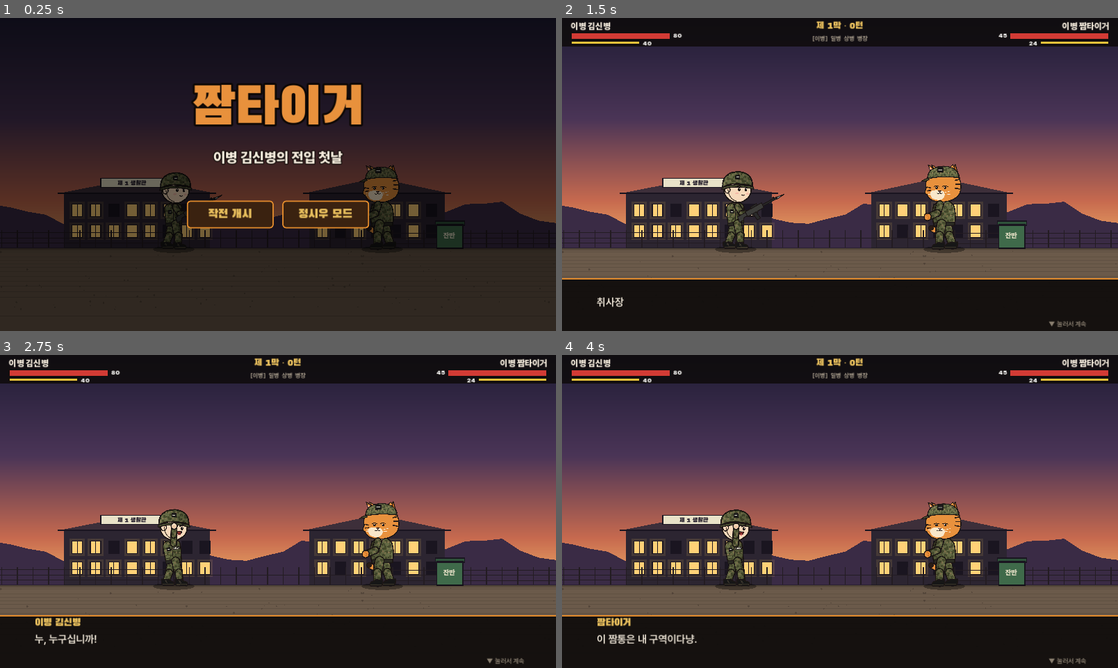
Above: before the commit, frames 1-4 (two rows, left to right).
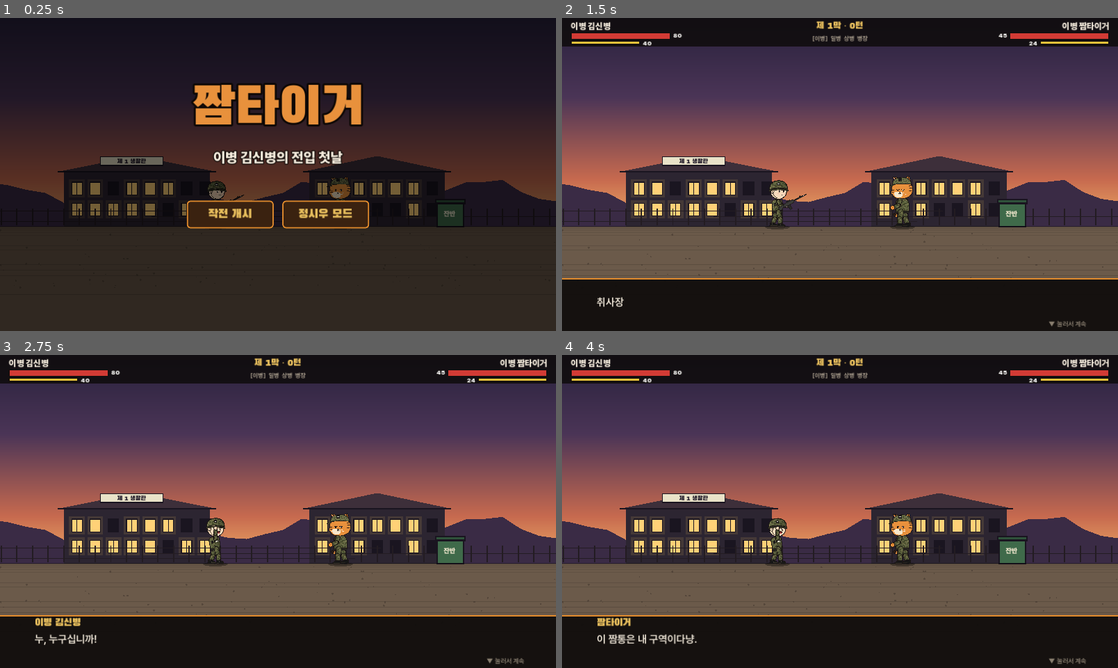
Above: after the commit, the same moments.

Repository: jihwan-ship/moon
Game: Godot game, scene res://scenes/battle.tscn
Two runs of this game, one before a commit and one after it. Both use one fixed random seed, a clock stepped at 60 frames per second and the inputs below.
Inputs (mouse positions are in pixels of both pictures, inside the frame that each line leads up to):
- Up to frame 1 (0.25 s): no input
- Up to frame 2 (1.5 s): click "작전 개시" at 0.5 s; move the mouse to (962, 158) at 1.27 s; click (962, 158) at 1.42 s
- Up to frame 3 (2.75 s): move the mouse to (166, 527) at 2.02 s; click (166, 527) at 2.17 s
- Up to frame 4 (4 s): move the mouse to (895, 442) at 2.77 s; click (895, 442) at 2.92 s; tap Enter at 3.5 s; move the mouse to (812, 574) at 3.52 s; click (812, 574) at 3.67 s

The runs differ from the first frame. In frame 1, 11% of the frame differs, in the area x 0-100%, y 44-75%; in frame 2, 39%; in frame 3, 39%, in the area x 0-100%, y 29-83%; in frame 4, 39%.

Commit message:
원작 SD처럼 배경에 비해 캐릭터를 작게 보이게 한다
카메라를 더 멀리 빼고 배경은 그만큼 키운다. 전투 연출 크기는 그대로.

Co-Authored-By: Claude Opus 5.5 <noreply@anthropic.com>
Claude-Session: https://claude.ai/code/session_01X3dHShmWQUemsGhDTnXSyi

Diff:
--- a/game/scripts/battle.gd
+++ b/game/scripts/battle.gd
@@ -3,11 +3,13 @@
 
 const GROUND := 500.0
 const HOME := {"s": 240.0, "t": 1040.0}
-# 카메라. 배치할 때는 멀리서 넓게(캐릭터가 작은 SD 느낌), 합을 겨룰 때는 둘에게 다가간다
-const PLAN_ZOOM := 0.6
-const PLAN_CAM := Vector2(640, 217)
-const FIGHT_ZOOM := 0.85
-const FIGHT_CAM := Vector2(640, 265)
+# 카메라. 배치할 때는 멀리서 넓게, 합을 겨룰 때는 둘에게 다가간다.
+# 원작 SD 느낌이 나도록 카메라를 멀리 빼고, 배경은 그만큼 키워서 캐릭터만 작아 보이게 한다
+const PLAN_ZOOM := 0.36
+const PLAN_CAM := Vector2(640, 167)
+const FIGHT_ZOOM := 0.55
+const FIGHT_CAM := Vector2(640, 209)
+const BG_SCALE := 1.67
 const SCALE := {"s": 0.84, "t": 0.86}
 const CONTACT := 150.0
 
@@ -82,11 +84,14 @@
 	var bd := Node2D.new()
 	bd.set_script(load("res://scripts/backdrop.gd"))
 	bd.z_index = -50
+	# 화면 가운데 땅 위 한 점을 기준으로 키운다
+	bd.scale = Vector2.ONE * BG_SCALE
+	bd.position = Vector2(640, GROUND) * (1.0 - BG_SCALE)
 	world.add_child(bd)
 	dim = ColorRect.new()
 	dim.color = Color(0, 0, 0, 0)
-	dim.position = Vector2(-1000, -800)
-	dim.size = Vector2(3400, 2400)
+	dim.position = Vector2(-4000, -4000)
+	dim.size = Vector2(9000, 8000)
 	dim.z_index = 2
 	dim.mouse_filter = Control.MOUSE_FILTER_IGNORE
 	world.add_child(dim)
@@ -333,7 +338,7 @@
 		bubble[who] = b
 	# 안내 문구
 	toast = _label("", 20, Color("fff0c0"), fb, 6)
-	toast.position = Vector2(240, 548)
+	toast.position = Vector2(240, 500)
 	toast.size = Vector2(800, 30)
 	toast.horizontal_alignment = HORIZONTAL_ALIGNMENT_CENTER
 	root.add_child(toast)
Not shown, changed: docs/index.html
Not shown, changed: docs/index.pck
